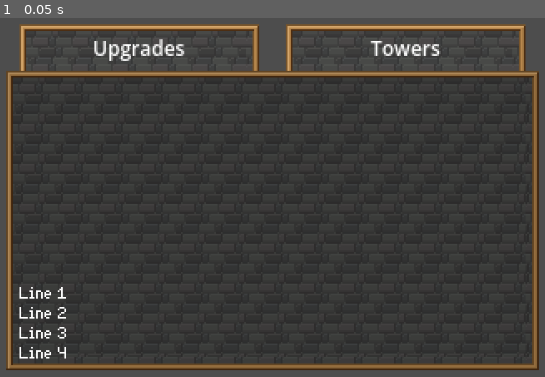
Above: before the commit, frame 1.
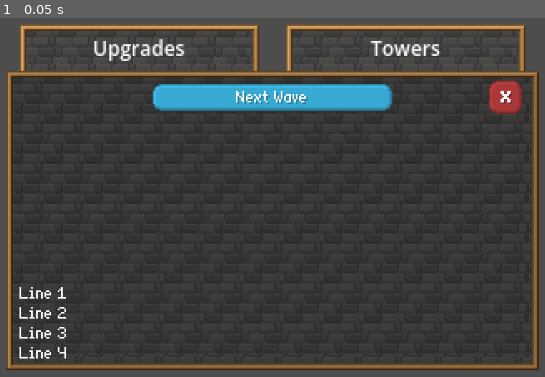
Above: after the commit, the same moment.

Repository: EthanLac13/monsters_vs_machines
Game: Godot game, scene res://scenes/objects/interactable/shop/ShopMenu.tscn
The game is run twice, just before and just after one commit, with the same random seed, the same clock (stepped at 60 frames per second) and the same inputs. This scene is started directly instead of the project's main scene.
Inputs:
- Up to frame 1 (0.05 s): no input

The runs differ from the first frame. In frame 1, 3.8% of the frame differs, in the area x 27-96%, y 17-27%.
Error before the commit: Out of bounds get index '0' (on base: 'Array[Node]') (res://scenes/objects/interactable/shop/shop_menu.gd:24)
Error after the commit: Out of bounds get index '0' (on base: 'Array[Node]') (res://scenes/objects/interactable/shop/shop_menu.gd:26)

Commit message:
Worked on generic buttons for UI

Diff:
--- /dev/null
+++ b/scenes/GenericButton.tscn
@@ -0,0 +1,44 @@
+[gd_scene format=3 uid="uid://dk8omj4oinc5a"]
+
+[ext_resource type="Texture2D" uid="uid://dxuqqtktqb48t" path="res://sprites/hud_sprites/buttons/button_anysize.png" id="1_hri7i"]
+[ext_resource type="Script" uid="uid://yldje4hqpu35" path="res://scenes/generic_button.gd" id="2_2282b"]
+[ext_resource type="FontFile" uid="uid://klb66ve7uxeh" path="res://fonts/font_grid.fnt" id="2_hlcve"]
+[ext_resource type="Texture2D" uid="uid://c4ghqkrs8guuo" path="res://sprites/hud_sprites/buttons/button_anysize_glow.png" id="4_2282b"]
+
+[sub_resource type="Theme" id="Theme_hri7i"]
+default_font = ExtResource("2_hlcve")
+RichTextLabel/colors/font_shadow_color = Color(0, 0, 0, 0.2509804)
+RichTextLabel/constants/shadow_offset_x = 1
+RichTextLabel/constants/shadow_offset_y = 1
+
+[node name="GenericButton" type="NinePatchRect" unique_id=1860383794]
+self_modulate = Color(0.2509804, 0.7529412, 0.9411765, 1)
+offset_right = 16.0
+offset_bottom = 16.0
+texture = ExtResource("1_hri7i")
+patch_margin_left = 4
+patch_margin_top = 4
+patch_margin_right = 4
+patch_margin_bottom = 4
+script = ExtResource("2_2282b")
+
+[node name="Label" type="RichTextLabel" parent="." unique_id=1677429740]
+layout_mode = 0
+offset_top = 2.0
+offset_right = 16.0
+offset_bottom = 18.0
+theme = SubResource("Theme_hri7i")
+bbcode_enabled = true
+scroll_active = false
+horizontal_alignment = 1
+
+[node name="Glow" type="NinePatchRect" parent="." unique_id=1952479799]
+visible = false
+layout_mode = 0
+offset_right = 16.0
+offset_bottom = 16.0
+texture = ExtResource("4_2282b")
+patch_margin_left = 8
+patch_margin_top = 8
+patch_margin_right = 8
+patch_margin_bottom = 8
--- /dev/null
+++ b/scenes/generic_button.gd
@@ -0,0 +1,19 @@
+extends NinePatchRect
+
+var unpressed_texture: Texture2D = texture
+@export var pressed_texture: Texture2D = load("res://sprites/hud_sprites/buttons/button_anysize_pressed.png")
+
+func _ready() -> void:
+	$Glow.size = size
+	$Glow.visible = false
+
+func press_down():
+	texture = pressed_texture
+
+func press_up():
+	texture = unpressed_texture
+
+func focus():
+	$Glow.visible = true
+func unfocus():
+	$Glow.visible = false
--- a/scenes/objects/interactable/shop/ShopMenu.tscn
+++ b/scenes/objects/interactable/shop/ShopMenu.tscn
@@ -3,6 +3,13 @@
 [ext_resource type="Texture2D" uid="uid://cf66f1l3oro00" path="res://sprites/hud_sprites/bricks_nineslice_hud.png" id="1_1i2ia"]
 [ext_resource type="Script" uid="uid://btgmu5efq2j23" path="res://scenes/objects/interactable/shop/shop_menu.gd" id="1_ne6iv"]
 [ext_resource type="FontFile" uid="uid://klb66ve7uxeh" path="res://fonts/font_grid.fnt" id="3_lmn3c"]
+[ext_resource type="PackedScene" uid="uid://dk8omj4oinc5a" path="res://scenes/GenericButton.tscn" id="4_shnwm"]
+
+[sub_resource type="Theme" id="Theme_hri7i"]
+default_font = ExtResource("3_lmn3c")
+RichTextLabel/colors/font_shadow_color = Color(0, 0, 0, 0.2509804)
+RichTextLabel/constants/shadow_offset_x = 1
+RichTextLabel/constants/shadow_offset_y = 1
 
 [sub_resource type="Gradient" id="Gradient_1i2ia"]
 offsets = PackedFloat32Array(0)
@@ -105,9 +112,9 @@
 
 [node name="UpgradeContainer" type="HBoxContainer" parent="MainScreen" unique_id=851273164]
 layout_mode = 0
-offset_top = 24.0
+offset_top = 28.0
 offset_right = 320.0
-offset_bottom = 132.0
+offset_bottom = 136.0
 theme_override_constants/separation = 16
 alignment = 1
 
@@ -124,6 +131,42 @@
 Line 3
 Line 4"
 
+[node name="NextWaveButton" parent="MainScreen" unique_id=1860383794 instance=ExtResource("4_shnwm")]
+layout_mode = 0
+offset_left = 88.0
+offset_top = 8.0
+offset_right = 232.0
+offset_bottom = 24.0
+
+[node name="Label" parent="MainScreen/NextWaveButton" index="0" unique_id=1677429740]
+offset_right = 144.0
+text = "Next Wave"
+
+[node name="ExitButton" parent="MainScreen" unique_id=1615164417 instance=ExtResource("4_shnwm")]
+self_modulate = Color(0.7529412, 0.2509804, 0.2509804, 1)
+layout_mode = 0
+offset_left = 290.0
+offset_top = 6.0
+offset_right = 310.0
+offset_bottom = 26.0
+
+[node name="Label" parent="MainScreen/ExitButton" index="0" unique_id=1677429740]
+offset_top = 4.0
+offset_right = 20.0
+offset_bottom = 24.0
+text = "X"
+
+[node name="Label2" type="RichTextLabel" parent="MainScreen/ExitButton/Label" index="2" unique_id=2114711071]
+layout_mode = 0
+offset_left = 0.5
+offset_right = 20.5
+offset_bottom = 20.0
+theme = SubResource("Theme_hri7i")
+bbcode_enabled = true
+text = "X"
+scroll_active = false
+horizontal_alignment = 1
+
 [node name="BlackOut" type="TextureRect" parent="." unique_id=684273417]
 visible = false
 modulate = Color(1, 1, 1, 0.5019608)
@@ -135,3 +178,6 @@
 grow_horizontal = 2
 grow_vertical = 2
 texture = SubResource("GradientTexture2D_ocns7")
+
+[editable path="MainScreen/NextWaveButton"]
+[editable path="MainScreen/ExitButton"]
--- a/scenes/objects/interactable/shop/ShopMoveUpgradeBox.tscn
+++ b/scenes/objects/interactable/shop/ShopMoveUpgradeBox.tscn
@@ -41,7 +41,8 @@
 texture = ExtResource("4_u0j76")
 
 [node name="HSeparator" type="HSeparator" parent="." unique_id=1193150072]
-custom_minimum_size = Vector2(0, 8)
+modulate = Color(1, 1, 1, 0)
+custom_minimum_size = Vector2(0, 2)
 layout_mode = 2
 
 [node name="Button" type="TextureRect" parent="." unique_id=439065894]
--- a/scenes/objects/interactable/shop/shop_menu.gd
+++ b/scenes/objects/interactable/shop/shop_menu.gd
@@ -1,4 +1,6 @@
 extends Control
+
+var state: int = 1
 
 var upgrade_box_scene: PackedScene = load("res://scenes/objects/interactable/shop/ShopMoveUpgradeBox.tscn")
 var player: Node2D
@@ -28,50 +30,60 @@
 	focus_on_upgrade(current_skill)
 
 func _input(event: InputEvent) -> void:
-	if Input.is_action_just_pressed("InputRight"):
-		current_skill += 1
-		if current_skill >= upgrade_boxes.size():
-			current_skill -= 1
-		focus_on_upgrade(current_skill)
-	if Input.is_action_just_pressed("InputLeft"):
-		current_skill -= 1
-		if current_skill < 0:
-			current_skill += 1
-		focus_on_upgrade(current_skill)
+	match state:
+		0: # Next wave or exit flow
+			pass
 
-	if Input.is_action_just_pressed("InputUp"):
-		upgrade_mode = false
-		focus_on_upgrade(current_skill)
-	if Input.is_action_just_pressed("InputDown"):
-		upgrade_mode = true
-		focus_on_upgrade(current_skill)
+		1: # Upgrade/unlock flow
+			if Input.is_action_just_pressed("InputRight"):
+				current_skill += 1
+				if current_skill >= upgrade_boxes.size():
+					current_skill -= 1
+				focus_on_upgrade(current_skill)
+			if Input.is_action_just_pressed("InputLeft"):
+				current_skill -= 1
+				if current_skill < 0:
+					current_skill += 1
+				focus_on_upgrade(current_skill)
 
-	if Input.is_action_just_pressed("Interact"):
-		if upgrade_mode:
-			upgrade_boxes[current_skill].press_down()
-	if Input.is_action_just_released("Interact"):
-		if upgrade_mode:
-			# Do stuff if we selected the upgrade
-			if upgrade_boxes[current_skill].pressed_down:
-				if upgrade_boxes[current_skill].unlocked:
-					# Get the name of the upgraded skill
-					var next_skill_name: String = skill_data[current_skill].upgrades[0].upgrade_name
-
-					# Set the skill list
-					player.skill_list[current_skill] = next_skill_name
-					skill_indexes[current_skill] = next_skill_name
-
-					# Sets the skill data
-					skill_data[current_skill] = GeneralFunctions.load_json_file(skill_data_path_template % next_skill_name)
-
-					# Set the player's skill scenes and cooldowns
-					player.refresh_skills()
-
-					# Highlight the new skill
+			if Input.is_action_just_pressed("InputUp"):
+				if upgrade_mode:
 					upgrade_mode = false
 					focus_on_upgrade(current_skill)
+				else:
+					state = 0
+					upgrade_boxes[current_skill].unfocus()
+					$MainScreen/NextWaveButton.focus()
+			if Input.is_action_just_pressed("InputDown"):
+				upgrade_mode = true
+				focus_on_upgrade(current_skill)
 
-			upgrade_boxes[current_skill].press_up()
+			if Input.is_action_just_pressed("Interact"):
+				if upgrade_mode:
+					upgrade_boxes[current_skill].press_down()
+			if Input.is_action_just_released("Interact"):
+				if upgrade_mode:
+					# Do stuff if we selected the upgrade
+					if upgrade_boxes[current_skill].pressed_down:
+						if upgrade_boxes[current_skill].unlocked:
+							# Get the name of the upgraded skill
+							var next_skill_name: String = skill_data[current_skill].upgrades[0].upgrade_name
+
+							# Set the skill list
+							player.skill_list[current_skill] = next_skill_name
+							skill_indexes[current_skill] = next_skill_name
+
+							# Sets the skill data
+							skill_data[current_skill] = GeneralFunctions.load_json_file(skill_data_path_template % next_skill_name)
+
+							# Set the player's skill scenes and cooldowns
+							player.refresh_skills()
+
+							# Highlight the new skill
+							upgrade_mode = false
+							focus_on_upgrade(current_skill)
+
+					upgrade_boxes[current_skill].press_up()
 
 func set_upgrade_mode():
 	$MainScreen/UpgradesTab.position.y = -28.0
Not shown, added: scenes/generic_button.gd.uid
Binary file added: sprites/hud_sprites/buttons/button_anysize.png
Not shown, added: sprites/hud_sprites/buttons/button_anysize.png.import
Binary file added: sprites/hud_sprites/buttons/button_anysize_glow.png
Not shown, added: sprites/hud_sprites/buttons/button_anysize_glow.png.import
Binary file added: sprites/hud_sprites/buttons/button_anysize_pressed.png
Not shown, added: sprites/hud_sprites/buttons/button_anysize_pressed.png.import
Not shown, added: scenes/objects/interactable/shop/ShopMenu.tscn2826888628.tmp
